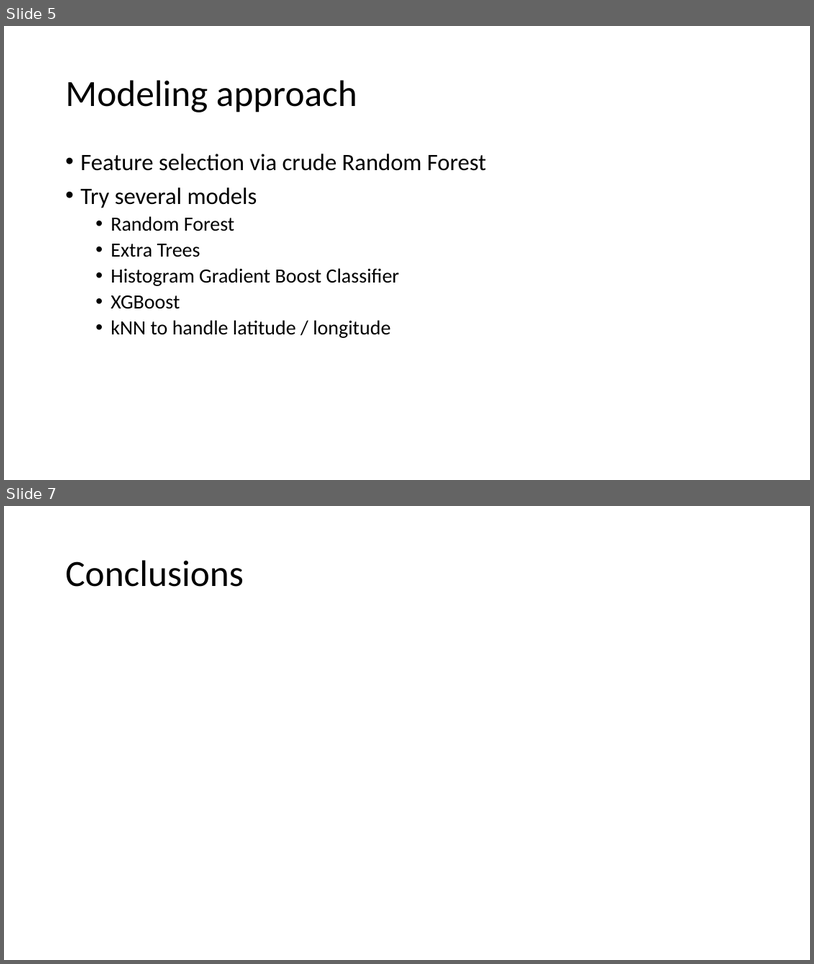
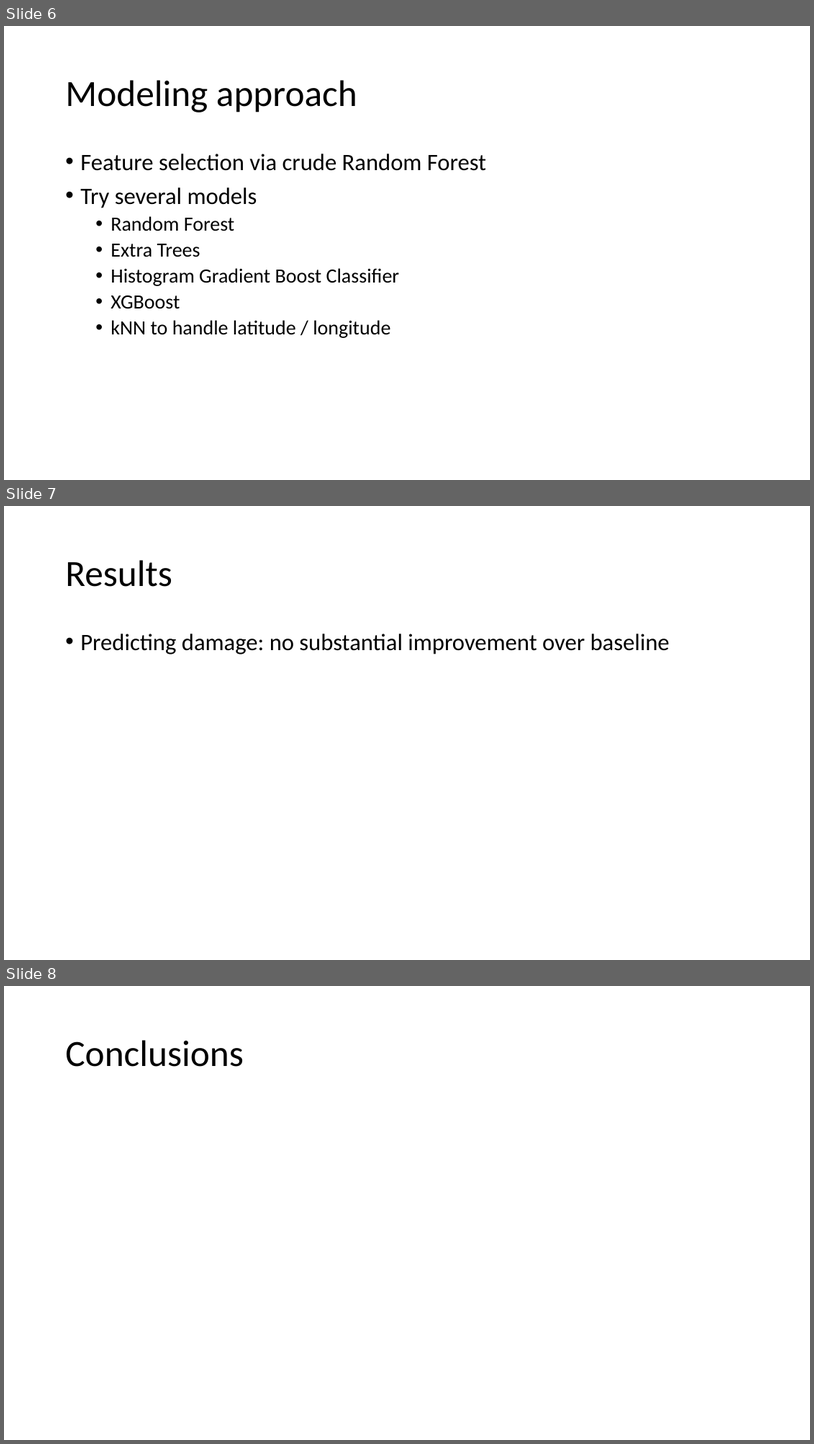
Before and after one commit to TheErdosInstitute-Summer2025-Project/aviation-project, a slide deck: checkpoints/presentation.pptx. Shown one above the other, each under a label of ours: slides 5 and 7 before the commit, slides 6, 7 and 8 after it; the slides between them are not shown. The pictures are 814x964 and 814x1444 pixels, drawn with LibreOffice and Linux fonts; fonts in the diff are those of the drawing. Boxes give left, top, right and bottom in pixels: in the first picture for what was removed or moved away, otherwise in the second. Text is boxed around its words. In the diff, an @@ line names an element or a change of style, - is before the commit and + after.

```diff
--- a/checkpoints/presentation.pptx
+++ b/checkpoints/presentation.pptx
@@ slide 7 added at [4,506,810,960], background #FFFFFF @@
@@ title added at [65,560,172,587], 44 pt, text #000000 @@
+Results
@@ text added at [80,633,670,654], 28 pt, text #000000 @@
+• Predicting damage: no substantial improvement over baseline
@@ what was slide 5 is now slide 6 @@
@@ what was slide 7 is now slide 8 @@
```
Also in this commit, not shown: 1 other slide added, 1 slide removed, 6 other files.
